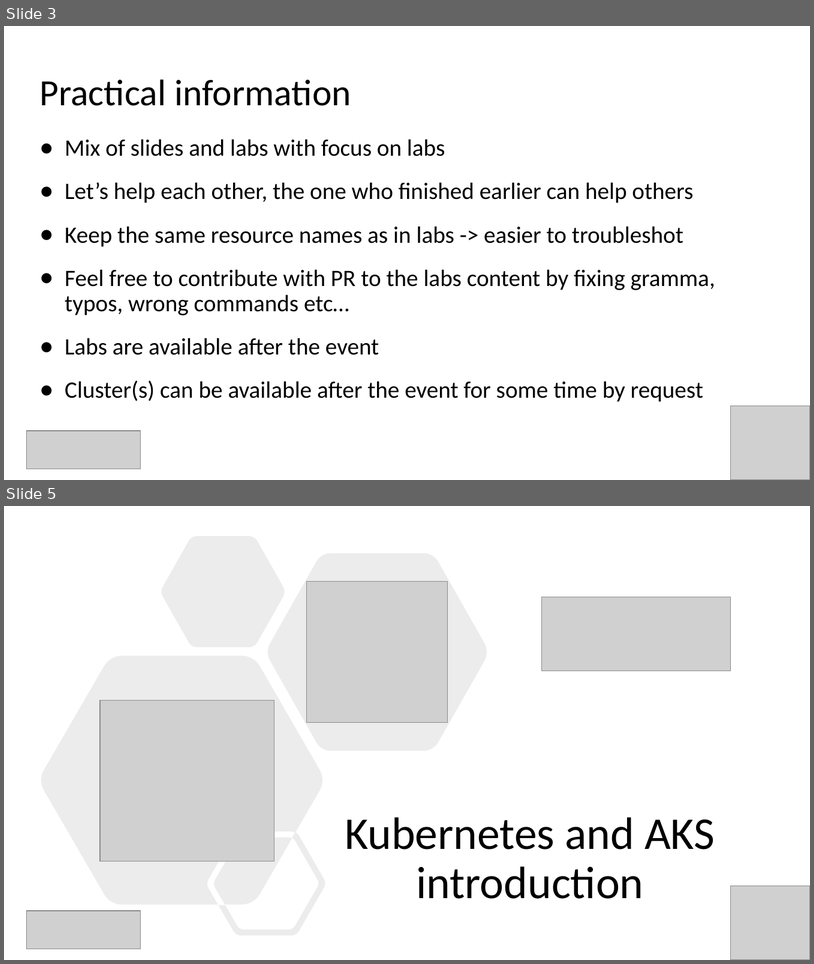
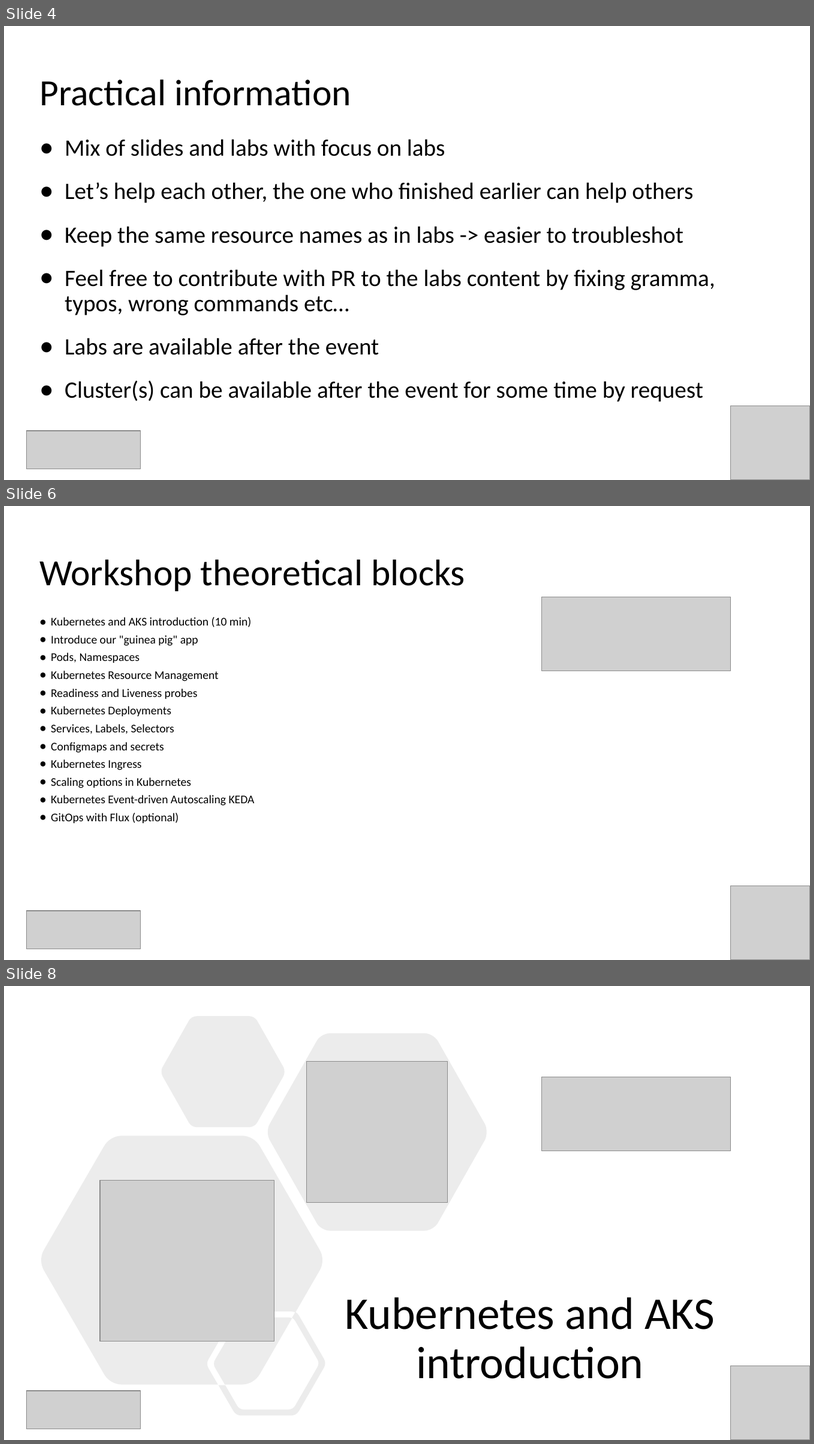
Before and after one commit to Infrastructure-AsCode/aks-101, a slide deck: slides/k8s-101.pptx. Shown one above the other, each under a label of ours: slides 3 and 5 before the commit, slides 4, 6 and 8 after it; the slides between them are not shown. The pictures are 814x964 and 814x1444 pixels, drawn with LibreOffice and Linux fonts; fonts in the diff are those of the drawing; grey boxes stand for pictures. Boxes give left, top, right and bottom in pixels: in the first picture for what was removed or moved away, otherwise in the second. Text is boxed around its words. In the diff, an @@ line names an element or a change of style, - is before the commit and + after.

```diff
--- a/slides/k8s-101.pptx
+++ b/slides/k8s-101.pptx
@@ slide 6 added at [4, 506, 810, 960], background #FFFFFF @@
@@ title added at [39, 559, 465, 591], 44 pt, text #000000 @@
+Workshop theoretical blocks
@@ picture added at [542, 597, 731, 670] @@
@@ text added at [51, 617, 255, 823], 14 pt, text #000000 @@
+● Kubernetes and AKS introduction (10 min)
+● Introduce our "guinea pig" app
+● Pods, Namespaces
+● Kubernetes Resource Management
+● Readiness and Liveness probes
+● Kubernetes Deployments
+● Services, Labels, Selectors
+● Configmaps and secrets
+● Kubernetes Ingress
+● Scaling options in Kubernetes
+● Kubernetes Event-driven Autoscaling KEDA
+● GitOps with Flux (optional)
@@ picture added at [731, 885, 810, 960] @@
@@ picture added at [27, 911, 141, 949] @@
@@ what was slide 3 is now slide 4 @@
@@ what was slide 5 is now slide 8 @@
```
Also in this commit, not shown: 1 slide changed, 3 other slides added, 1 slide removed, 13 other files.
